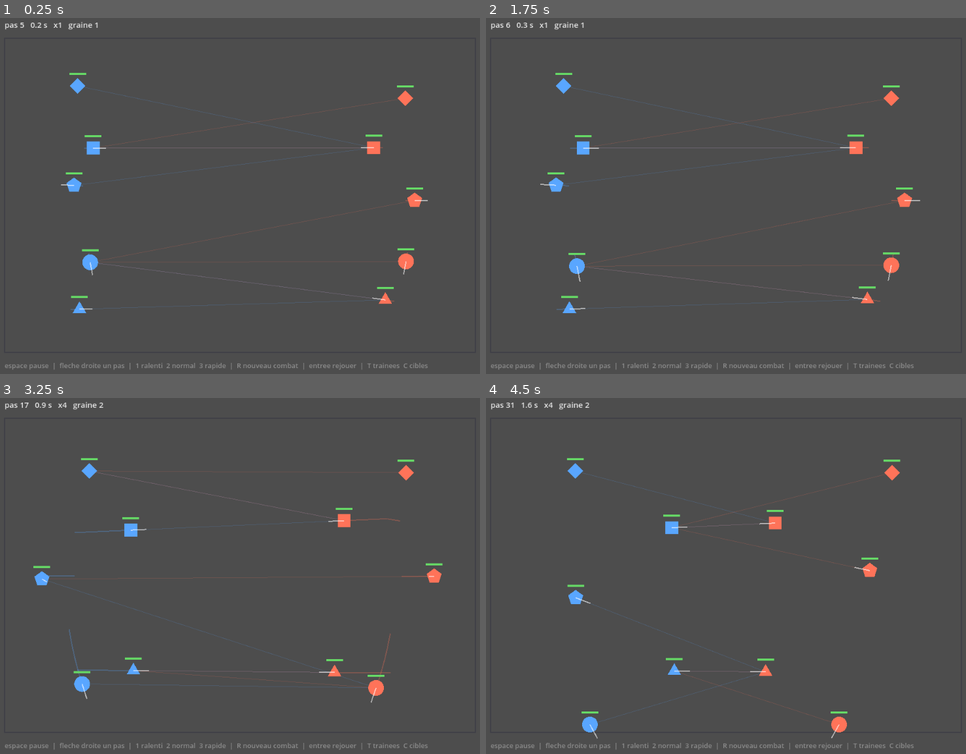
Above: before the commit, frames 1-4 (two rows, left to right).
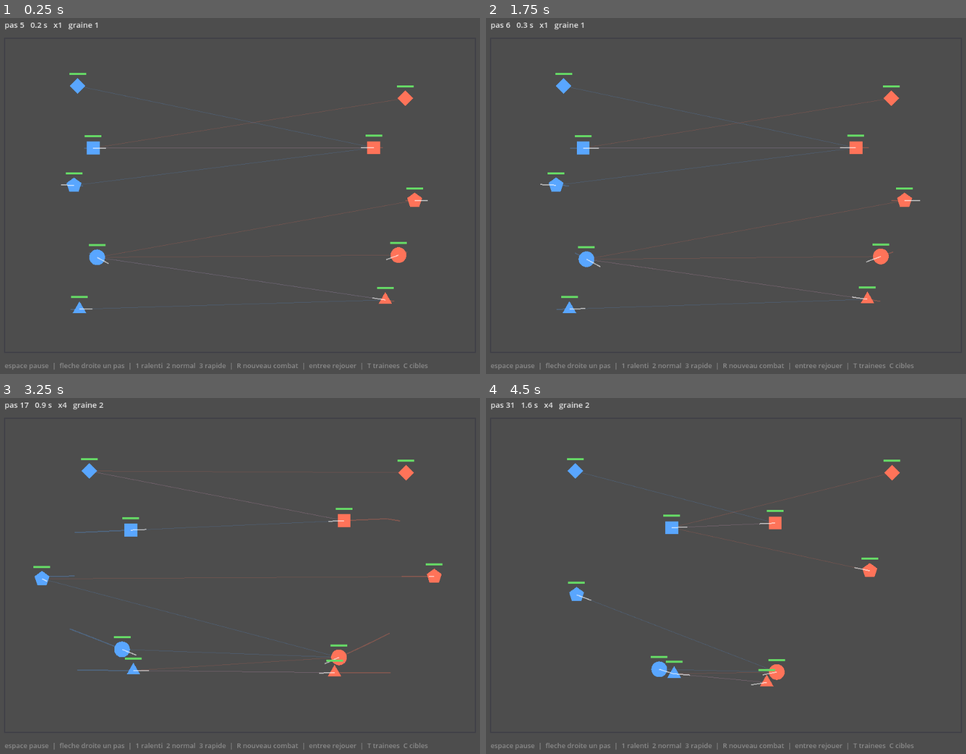
Above: after the commit, the same moments.

Repository: marketingprofr/LLA
Game: Godot game, scene res://main.tscn
The game is run twice, just before and just after one commit, with the same random seed, the same clock (stepped at 60 frames per second) and the same inputs.
Inputs:
- Up to frame 1 (0.25 s): no input
- Up to frame 2 (1.75 s): tap Enter at 0.5 s; hold Right 0.53-1.28 s; tap 1 at 0.6 s; tap Space at 0.77, 1.25, 1.52 s; tap 2 at 1.35 s
- Up to frame 3 (3.25 s): hold Right from 2.03 s (still down); tap 3 at 2.1 s; tap Enter at 2.75 s; tap R at 2.85 s; tap Space at 3.02 s
- Up to frame 4 (4.5 s): release Right at 3.53 s; tap Enter at 3.6 s; tap Space at 3.77, 4.25 s; tap T at 4.35 s

The runs differ from the first frame. In frame 1, 0.7% of the frame differs, in the area x 14-87%, y 44-81%; in frame 2, 0.9%; in frame 3, 1.0%; in frame 4, 1.1%, in the area x 16-82%, y 42-96%.

Commit message:
Fix Flank order: deviate toward target instead of orbiting
The flanker now seeks its target directly but rotates the approach
vector up to 20° away from non-target enemies. The angle fades to
zero as the flanker closes in, so it rushes straight at close range.

Drops draw rate from 53.6% to 37.6% and cuts average fight duration.

Co-Authored-By: Claude Opus 4.6 <noreply@anthropic.com>
Claude-Session: https://claude.ai/code/session_016kFqvtDvh2hTXhFt8qBemz

Diff:
--- a/src/sim/combat_config.gd
+++ b/src/sim/combat_config.gd
@@ -34,6 +34,7 @@
 @export var orders_blue: Array = [0, 1, 2, 3, 4]
 @export var orders_red: Array = [0, 1, 2, 3, 4]
 @export var backline_offset: float = 80.0       # distance min derriere la frontline
+@export var flank_max_angle_deg: float = 20.0   # deviation max du flanker en degres
 
 # --- Attaque de base ---
 @export var max_hp: float = 100.0
--- a/src/sim/systems/order_system.gd
+++ b/src/sim/systems/order_system.gd
@@ -10,7 +10,7 @@
 # HOLD      : ne bouge pas
 # FRONTLINE : avance vers l'ennemi le plus proche, tanke pour la backline
 # BACKLINE  : reste derriere les allies frontline
-# FLANK     : contourne le groupe ennemi pour atteindre sa cible de cote
+# FLANK     : fonce sur sa cible en deviant pour eviter les autres ennemis
 # BREACH    : tout droit vers sa cible assignee
 # =============================================================
 
@@ -95,17 +95,28 @@
 	if state.gap(f, target) <= state.config.reach:
 		return Vector2.ZERO
 
-	var enemy_center := _centroid(state.enemies_of(f))
-	var to_center := enemy_center - f.pos
-	var cross := to_center.cross(target.pos - f.pos)
-	var direction := signf(cross) if absf(cross) > 0.1 else 1.0
+	var to_target := target.pos - f.pos
+	var dist := to_target.length()
+	if dist < 0.001:
+		return Vector2.ZERO
 
-	var orbit_vel := Steering.orbit(f.pos, enemy_center, state.config.speed, direction)
-	var seek_vel := Steering.seek(f.pos, target.pos, state.config.speed)
+	var max_angle := deg_to_rad(state.config.flank_max_angle_deg)
+	var angle := max_angle * clampf(dist / 300.0, 0.0, 1.0)
 
-	var gap_to_target := state.gap(f, target)
-	var orbit_weight := clampf(gap_to_target / 200.0, 0.0, 1.0)
-	return orbit_vel * orbit_weight + seek_vel * (1.0 - orbit_weight)
+	var direction := 1.0
+	var obstacle_sum := Vector2.ZERO
+	var obstacle_count := 0
+	for e in state.enemies_of(f):
+		if e.id != f.target_id:
+			obstacle_sum += e.pos
+			obstacle_count += 1
+	if obstacle_count > 0:
+		var obstacle_center := obstacle_sum / float(obstacle_count)
+		var cross := to_target.cross(obstacle_center - f.pos)
+		if absf(cross) > 0.1:
+			direction = -signf(cross)
+
+	return to_target.rotated(angle * direction).normalized() * state.config.speed
 
 
 func _centroid(fighters: Array) -> Vector2:
